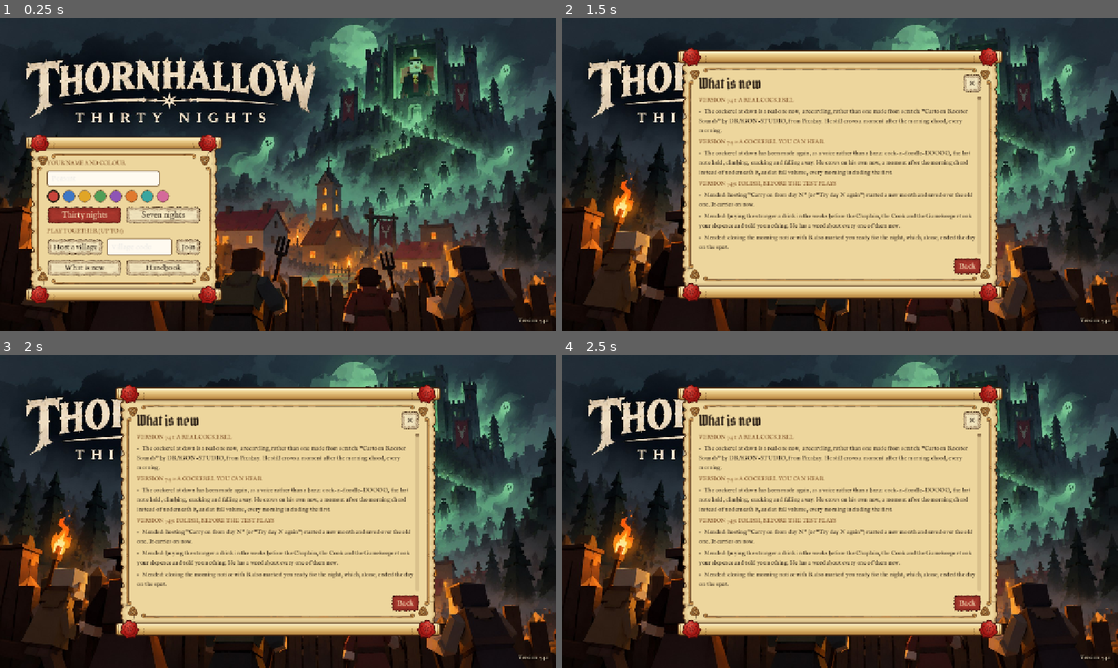
Above: before the commit, frames 1-4 (two rows, left to right).
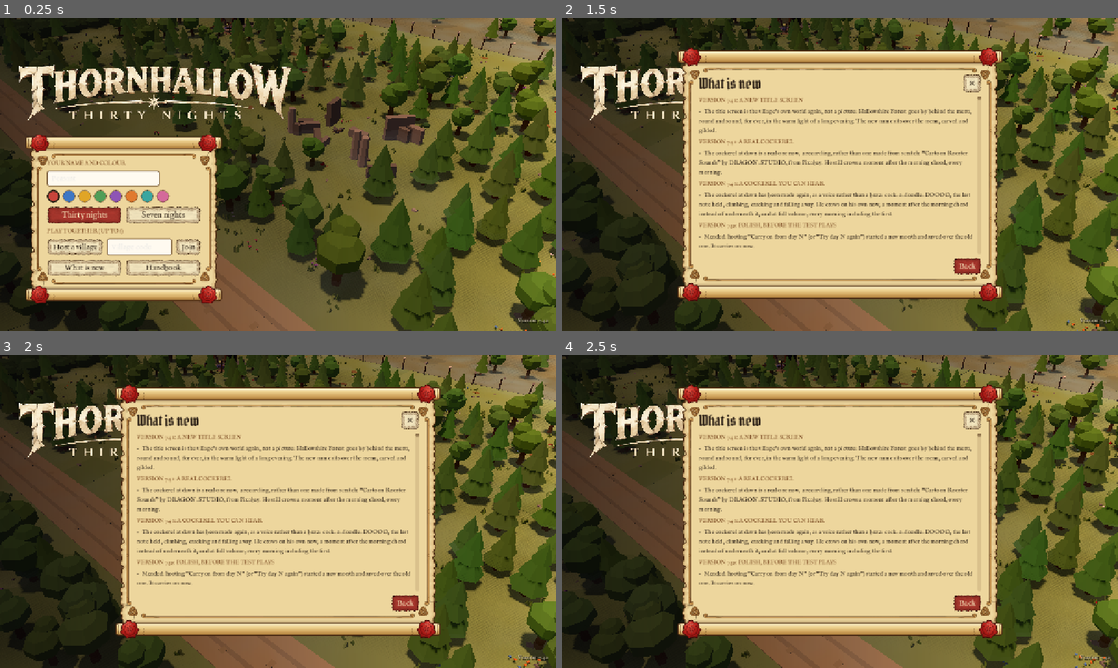
Above: after the commit, the same moments.

Repository: wijji551/Peasant
Game: Godot game, scene res://boot.tscn
Two runs of this game, one before a commit and one after it. Both use one fixed random seed, a clock stepped at 60 frames per second and the inputs below.
Inputs (mouse positions are in pixels of both pictures, inside the frame that each line leads up to):
- Up to frame 1 (0.25 s): no input
- Up to frame 2 (1.5 s): click "What is new" at 0.5 s; tap Enter at 1.25 s; move the mouse to (962, 158) at 1.27 s; press the mouse at (962, 158) at 1.28 s; hold D (dtv_right) from 1.28 s (still down)
- Up to frame 3 (2 s): keep holding D (dtv_right); tap Space at 1.52, 1.82 s
- Up to frame 4 (2.5 s): release D (dtv_right) at 2 s; release the mouse at (962, 495) at 2 s; drag from (728, 527) to (812, 574) at 2.02 s

The runs differ from the first frame. In frame 1, 75% of the frame differs, in the area x 0-100%, y 0-100%; in frame 2, 52%; in frame 3, 52%; in frame 4, 52%.

Commit message:
Version 7.42: title screen with the forest rolling by and the new logo
Co-Authored-By: Claude Opus 5.5 <noreply@anthropic.com>
Claude-Session: https://claude.ai/code/session_019dg2uksZJ9KpXppdt4Byah

Diff:
--- a/godot/scripts/main.gd
+++ b/godot/scripts/main.gd
@@ -78,7 +78,8 @@
 var _zoom := 1.0
 var _pan_t := -1.0                   # the look up at the castle as night falls: how far through it (-1: not looking)
 var _fog_back := 0.0                 # how much further off than usual the camera is, so the haze can keep its distance
-var _title_art: TextureRect          # the title screen's picture
+var _title_art: TextureRect          # the title screen's name (version 7.42: the logo, over the live forest)
+var _title_shade: TextureRect        # and a shadow down the left behind it
 var _upd: VBoxContainer              # the title screen's corner: which build this is, and a newer one if there is one
 # The view can be turned round the player, tilted and brought closer. Each has where it is and where it is going, so it glides.
 const CAM_PITCH0 := 0.8672          # the tilt the game began with: looking down from 66 up and 56 back
@@ -216,16 +217,25 @@
 func _home(quiet: bool = false) -> void:
 	screen = "home"
 	hud.playing(false)
-	if _title_art == null:                               # the title picture, behind the menu
-		_title_art = TextureRect.new()
-		_title_art.texture = load("res://art/title.jpg")
-		_title_art.set_anchors_preset(Control.PRESET_FULL_RECT)
-		_title_art.expand_mode = TextureRect.EXPAND_IGNORE_SIZE
-		_title_art.stretch_mode = TextureRect.STRETCH_KEEP_ASPECT_COVERED
-		_title_art.mouse_filter = Control.MOUSE_FILTER_IGNORE
+	if _title_art == null:                               # (version 7.42) the name, over the forest rolling by behind it (the old picture is gone)
 		var layer := CanvasLayer.new()
 		layer.layer = hud.layer - 1                      # under the readouts and the window
 		add_child(layer)
+		_title_shade = TextureRect.new()                 # a shadow down the left, so the name and the menu stand out from the trees
+		var gt := GradientTexture2D.new(); gt.width = 256; gt.height = 4
+		var gr := Gradient.new(); gr.set_color(0, Color(0.02, 0.02, 0.03, 0.72)); gr.set_color(1, Color(0.02, 0.02, 0.03, 0.0)); gr.add_point(0.55, Color(0.02, 0.02, 0.03, 0.38))
+		gt.gradient = gr
+		_title_shade.texture = gt
+		_title_shade.set_anchors_preset(Control.PRESET_FULL_RECT)
+		_title_shade.expand_mode = TextureRect.EXPAND_IGNORE_SIZE
+		_title_shade.stretch_mode = TextureRect.STRETCH_SCALE
+		_title_shade.mouse_filter = Control.MOUSE_FILTER_IGNORE
+		layer.add_child(_title_shade)
+		_title_art = TextureRect.new()
+		_title_art.texture = load("res://art/logo_title.png")
+		_title_art.expand_mode = TextureRect.EXPAND_IGNORE_SIZE
+		_title_art.stretch_mode = TextureRect.STRETCH_KEEP_ASPECT
+		_title_art.mouse_filter = Control.MOUSE_FILTER_IGNORE
 		layer.add_child(_title_art)
 		_upd = VBoxContainer.new()
 		_upd.theme = Look.theme()
@@ -890,17 +900,25 @@
 # ---------------------------------------------------------------- the loop
 func _process(delta: float) -> void:
 	delta = minf(delta, 0.25)
-	if _title_art: _title_art.visible = screen == "home"; _upd.visible = screen == "home"
-	if screen == "home":                                 # behind the home screen: a slow look round the village
+	if _title_art:
+		_title_art.visible = screen == "home"; _title_shade.visible = _title_art.visible
+		if _title_art.visible:                           # the name sits above the menu's scroll, which is pinned at 4.5% across and 37% down
+			var vs := get_viewport().get_visible_rect().size
+			var lw := minf(vs.x * 0.5, vs.y * 0.31 * 1580.0 / 351.0)
+			_title_art.size = Vector2(lw, lw * 351.0 / 1580.0)
+			_title_art.position = Vector2(vs.x * 0.03, maxf(10.0, vs.y * 0.345 - _title_art.size.y - 6.0)); _upd.visible = screen == "home"
+	if screen == "home":                                 # (version 7.42) behind the home screen: Hallowshire Forest, rolling by for ever, as the evening comes on
 		_home_t += delta
-		var a := _home_t * 0.05
-		_focus = Vector3(sin(a) * 14, 0, -4 + cos(a) * 10)
-		camera.position = _focus + Vector3(0, 66, 56) * 1.25
-		camera.look_at(_focus + Vector3(0, 1, 0))
+		var a := _home_t * 0.022 + 0.6
+		_focus = Vector3(-76.0 + cos(a) * 24.0, 0, -16.0 + sin(a) * 17.0)            # round and round the forest, slowly
+		var out := Vector3(cos(a), 0, sin(a))
+		camera.fov = 42.0
+		camera.position = _focus + out * 24.0 + Vector3(0, 23.0, 0) + Vector3(-out.z, 0, out.x) * 6.0
+		camera.look_at(_focus + Vector3(0, 1.5, 0) - out * 6.0)
 		trees_view.sync(R, delta)
 		sites_view.sync(R)
-		_apply_light(0.0)
-		atmos.update(delta, 0.0, _focus)
+		_apply_light(0.42)
+		atmos.update(delta, 0.42, _focus)
 		Sound.me.update(delta, 0.0, _focus, "clear", 0, 0.0, false)
 		_test_hook()
 		return
@@ -1611,7 +1629,7 @@
 		camera.fov = 38.0
 		camera.position = Vector3(lp.x + 5.5, 4.2 + _cut_t * 0.3, D.VN + 6.0)
 		camera.look_at(lp + Vector3(0, 2.0, 0))
-	elif camera.fov != 20.0 and OS.get_environment("DTV_CAM") == "":
+	elif camera.fov != 20.0 and OS.get_environment("DTV_CAM") == "" and screen != "home":
 		camera.fov = 20.0
 	minimap.view = _cam_yaw
 	world.night = R.nf
--- a/godot/scripts/ui/menus.gd
+++ b/godot/scripts/ui/menus.gd
@@ -82,6 +82,9 @@
 ]
 
 const CHANGES := [
+	["Version 7.42: a new title screen", [
+		"The title screen is the village's own world again, not a picture: Hallowshire Forest goes by behind the menu, round and round, for ever, in the warm light of a long evening. The new name sits over the menu, carved and gilded.",
+	]],
 	["Version 7.41: a real cockerel", [
 		"The cockerel at dawn is a real one now, a recording, rather than one made from scratch: \"Cartoon Rooster Sounds\" by DRAGON-STUDIO, from Pixabay. He still crows a moment after the morning chord, every morning.",
 	]],
--- a/godot/version.json
+++ b/godot/version.json
@@ -1,5 +1,5 @@
 {
-	"build": 48,
-	"version": "7.41",
-	"what": "Version 7.41: a real cockerel at dawn."
+	"build": 49,
+	"version": "7.42",
+	"what": "Version 7.42: a new title screen: the forest rolling by behind the menu, and the new name over it."
 }
Binary file added: godot/art/logo_title.png
Not shown, changed: godot/art/logo_title.png.import
Binary file removed: godot/art/title.jpg
Not shown, added: godot/scripts/view/chapel.gd.uid
Not shown, added: godot/tests/bossn_test.gd.uid
Not shown, added: godot/tests/polish_test.gd.uid
Not shown, changed: docs/build-log.md
